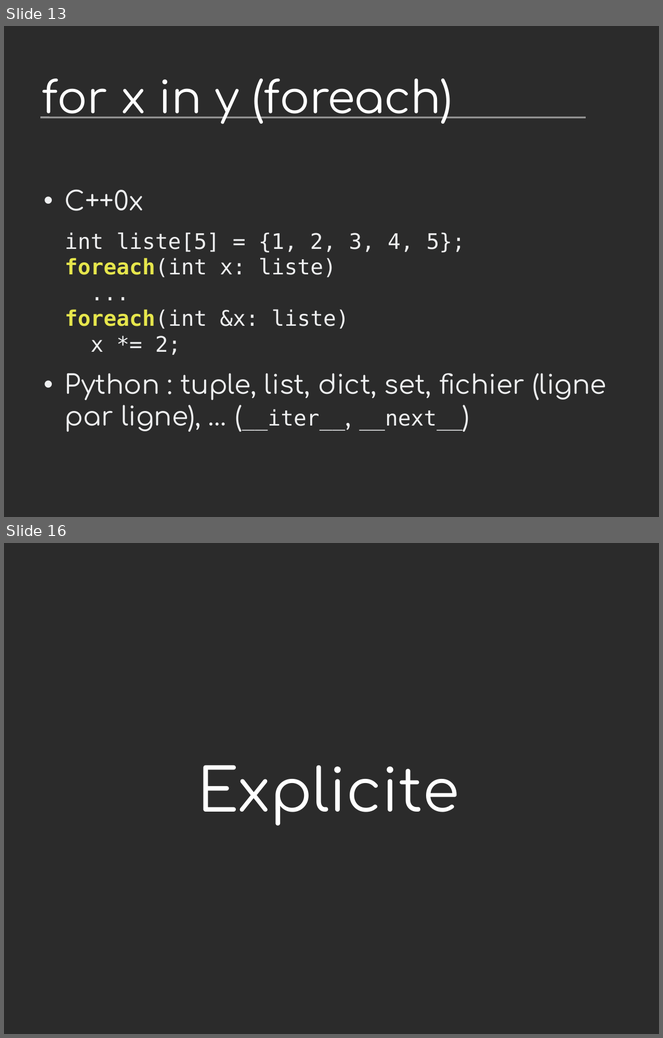
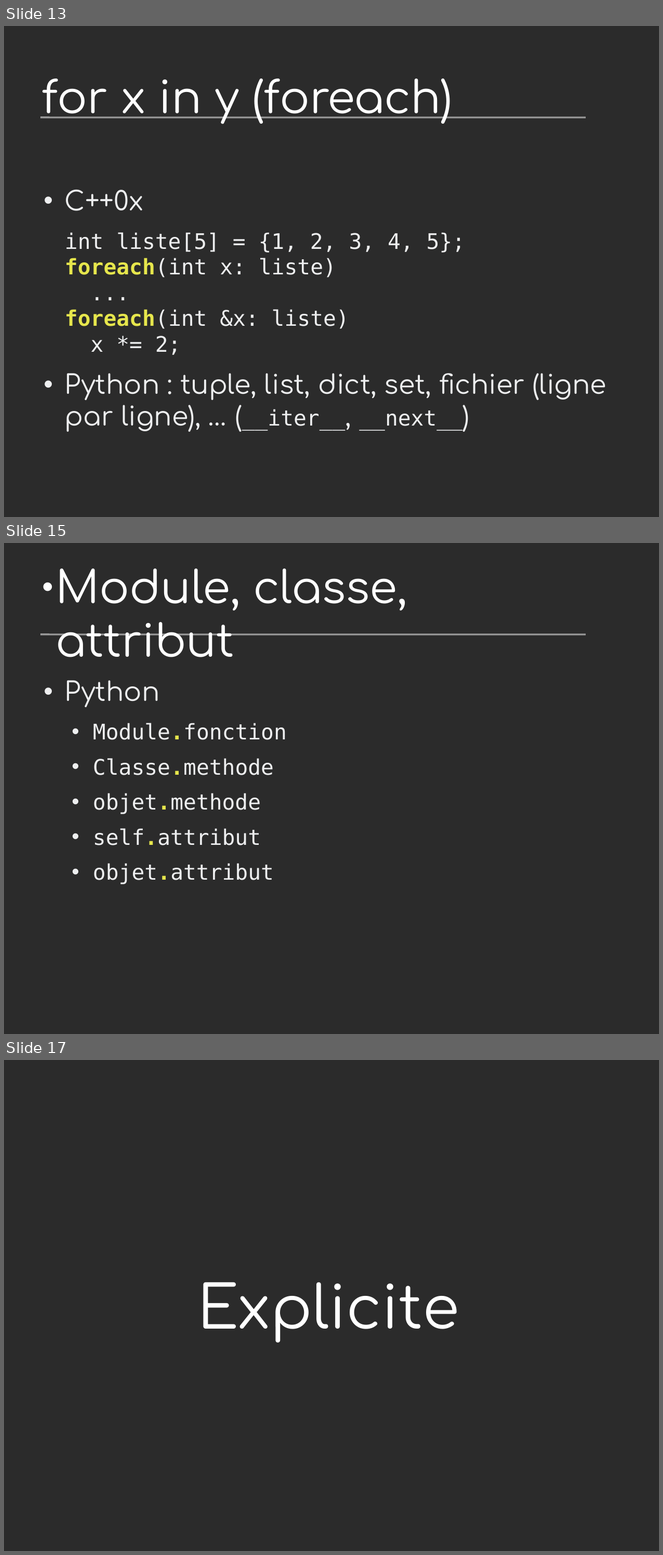
Before and after one commit to vstinner/talks, a slide deck: 2011-PyconFR-Rennes/langage/langage_homogene.odp. Shown one above the other, each under a label of ours: slides 13 and 16 before the commit, slides 13, 15 and 17 after it; the slides between them are not shown. The pictures are 663x1038 and 663x1555 pixels, drawn with LibreOffice and Linux fonts; fonts in the diff are those of the drawing; background and template pictures are left out; a plain dark background stands for a picture behind light text. Boxes give left, top, right and bottom in pixels: in the first picture for what was removed or moved away, otherwise in the second. Text is boxed around its words. In the diff, an @@ line names an element or a change of style, - is before the commit and + after.

```diff
--- a/2011-PyconFR-Rennes/langage/langage_homogene.odp
+++ b/2011-PyconFR-Rennes/langage/langage_homogene.odp
@@ slide 15 added at (x1=4, y1=543, x2=659, y2=1034), background picture (left out); not listed: 1 template element that a slide beside it also shows @@
@@ title added at (x1=55, y1=568, x2=408, y2=657), 54 pt, text #FFFFFF @@
+● Module, classe, attribut
@@ text added at (x1=65, y1=680, x2=287, y2=885), 26 pt, text #EEEFF0 @@
+• Python
+  • Module.fonction
+  • Classe.methode
+  • objet.methode
+  • self.attribut
+  • objet.attribut
@@ what was slide 16 is now slide 17 @@
```
Also in this commit, not shown: 7 slides changed, 3 other files.
